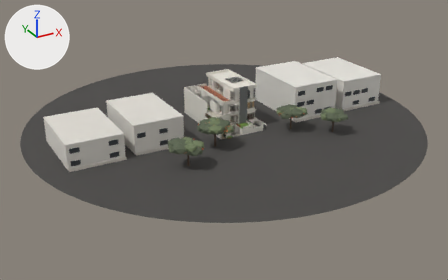
An edit to the Blender file blender/space-house.blend, drawn before and after from the same camera.
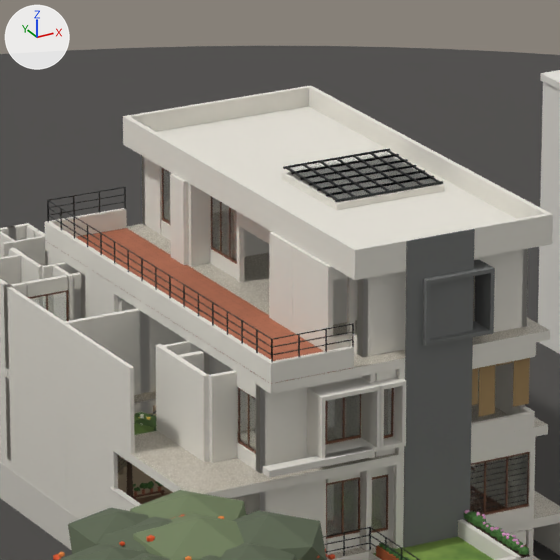
There are two pictures of each version: one whole from a 50 mm camera at (-85.6, -155.6, 71.4) aimed at (-2.1, -3.9, -4.5), one close up on the part from 43% to 58% of the width and 21% to 45% of the height. Arrows for +X, +Y and +Z are at upper left; the lights stay in place. The older version's two pictures come first.

The first close-up shows 'Site.Gulmohar.0.crown', 'Site.Gulmohar.0.crown2', 'Site.Street', 'first.CladdingStrip', 'first.slab', 'first.walls', 'ground.walls', 'roof.slab', 'second.CladdingStrip', 'second.Terrace.Terracotta', 'second.slab', 'second.walls' and 101 more.
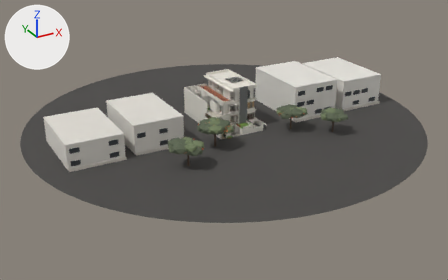
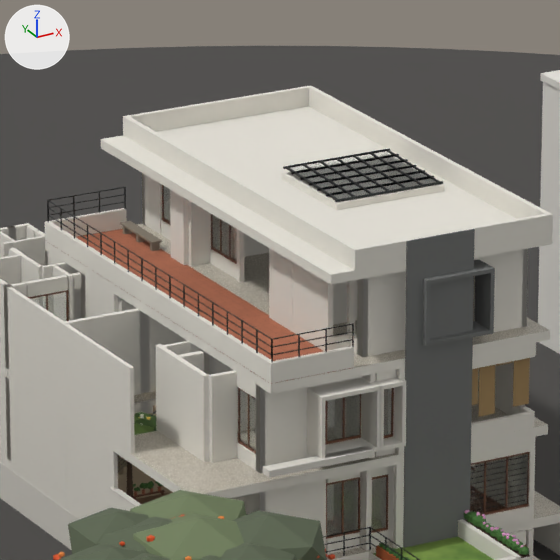
Where the change shows, as pixel boxes (x1, y1, x2, y2) in the close-ups (560 x 560 px):
'roof.TerraceEave', added: after (101, 135, 355, 285)
'second.TerraceBench.top', added: after (120, 221, 162, 244)
'second.TerraceBench.leg.002', added: after (150, 243, 160, 251)
'second.TerraceBench.leg.001', added: after (136, 234, 146, 243)
'second.TerraceBench.leg', added: after (123, 226, 132, 234)

Patch to the scene script:
```diff
--- a/blender/space-house.blend.py
+++ b/blender/space-house.blend.py
@@ mat_weathered_teak @@
+mat_weathered_teak = principled_material('Weathered Teak')
+mat_weathered_teak.base_color = (0.262, 0.223, 0.171)  # brown #8c8273
+mat_weathered_teak.roughness = 0.9
@@ me_roof_terraceeave @@
+me_roof_terraceeave.from_pydata(...)  # a box spanning x -1.33..-0.95, y -3.53..3.53, z 0.0..0.15
+me_roof_terraceeave.materials.append(mat_lime_white)
@@ me_second_terracebench_leg_002 @@
+me_second_terracebench_leg_002.from_pydata(...)  # a box spanning x -1.12..-0.99, y 2.3..2.36, z 0.0085..0.14
+me_second_terracebench_leg_002.materials.append(mat_weathered_teak)  # brown #8c8273
@@ me_second_terracebench_leg_001 @@
+me_second_terracebench_leg_001.from_pydata(...)  # a box spanning x -1.12..-0.99, y 2.745..2.805, z 0.0085..0.14
+me_second_terracebench_leg_001.materials.append(mat_weathered_teak)  # brown #8c8273
@@ me_second_terracebench_leg @@
+me_second_terracebench_leg.from_pydata(...)  # a box spanning x -1.12..-0.99, y 3.19..3.25, z 0.0085..0.14
+me_second_terracebench_leg.materials.append(mat_weathered_teak)  # brown #8c8273
@@ me_second_terracebench_top @@
+me_second_terracebench_top.from_pydata(...)  # a box spanning x -1.14..-0.97, y 2.25..3.3, z 0.14..0.17
+me_second_terracebench_top.materials.append(mat_weathered_teak)  # brown #8c8273
@@ ob_roof_terraceeave @@
+ob_roof_terraceeave = bpy.data.objects.new('roof.TerraceEave', me_roof_terraceeave)
+ob_roof_terraceeave.parent = ob_floor_roof
+ob_roof_terraceeave.location = (0.0, 0.0, 0.0)
@@ ob_second_terracebench_leg_002 @@
+ob_second_terracebench_leg_002 = bpy.data.objects.new('second.TerraceBench.leg.002', me_second_terracebench_leg_002)
+ob_second_terracebench_leg_002.parent = ob_floor_second
+ob_second_terracebench_leg_002.location = (0.0, 0.0, 0.0)
@@ ob_second_terracebench_leg_001 @@
+ob_second_terracebench_leg_001 = bpy.data.objects.new('second.TerraceBench.leg.001', me_second_terracebench_leg_001)
+ob_second_terracebench_leg_001.parent = ob_floor_second
+ob_second_terracebench_leg_001.location = (0.0, 0.0, 0.0)
@@ ob_second_terracebench_leg @@
+ob_second_terracebench_leg = bpy.data.objects.new('second.TerraceBench.leg', me_second_terracebench_leg)
+ob_second_terracebench_leg.parent = ob_floor_second
+ob_second_terracebench_leg.location = (0.0, 0.0, 0.0)
@@ ob_second_terracebench_top @@
+ob_second_terracebench_top = bpy.data.objects.new('second.TerraceBench.top', me_second_terracebench_top)
+ob_second_terracebench_top.parent = ob_floor_second
+ob_second_terracebench_top.location = (0.0, 0.0, 0.0)
```
